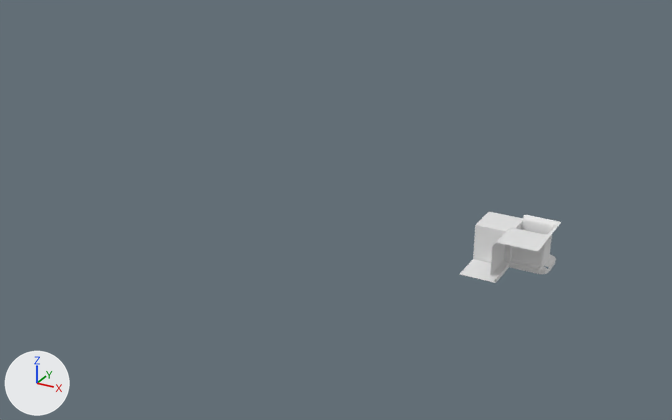
The FBX model Assets/Models/HedgeMaze_Assets.fbx: old version first, new version second.
Before and after are seen from a 50 mm camera at (0.0704, -0.2182, 0.112) aimed at (-0.0443, -0.0095, 0.0077). Every picture has the same lights, and +X, +Y and +Z are marked at lower left. Materials are left out; every surface is plain grey. Where no turn or scale is listed for an object, it has been applied to the vertices. Vertices at the same position are counted once.

Objects in the first picture: 'REF_1x1_CUBE', 'cielingCap_mesh', 'floor_mesh', 'wall_concaveBoth_2', 'wall_concaveLeft_mesh', 'wall_concaveRight_mesh', 'wall_normal_mesh'.
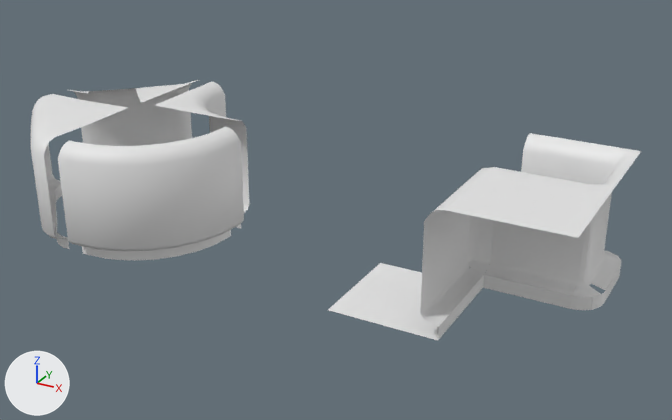
Where the newer file only moved an object's origin or applied its transform, the numbers keep the older frame.

Location of each change, (x1, y1, x2, y2) in pixels of the pictures (672 x 420 px):
'wall_roundedConvex_mesh', added
    after: (58, 126, 244, 260)
'cielingCap_mesh', reshaped, moved (225% wider, 196% taller)
    before: (499, 228, 550, 251)
    after: (445, 168, 613, 238)
'wall_concaveLeft_mesh', mesh rescaled (220% wider, 206% taller)
    before: (509, 228, 549, 274)
    after: (483, 167, 613, 310)
'wall_normal_mesh', mesh rescaled (213% wider, 215% taller)
    before: (490, 228, 512, 282)
    after: (420, 168, 491, 340)
'wall_diagonalConcave_mesh', added
    after: (70, 80, 198, 146)
'floor_mesh', reshaped (203% wider, 212% taller)
    before: (460, 259, 496, 283)
    after: (328, 263, 439, 340)
'wall_diagonalConvex_mesh', added
    after: (31, 94, 128, 249)
'wall_concaveRight_mesh', mesh rescaled (211% wider, 188% taller)
    before: (522, 215, 559, 257)
    after: (521, 133, 638, 256)
'wall_concaveBoth_2', mesh rescaled (190% wider, 202% taller)
    before: (542, 222, 561, 274)
    after: (584, 151, 641, 310)
'wall_roundedConcave_mesh', added
    after: (155, 81, 250, 228)
'corner_mesh', mesh rescaled, moved (not visible before)
    after: (467, 167, 494, 275)
'REF_1x1_CUBE', unchanged, covered by the edit
    before: (473, 212, 523, 263)

What changed in the scene script:
```text
Change me_mesh_002:
    where me_mesh_002.from_pydata(...)  # 38 vertices, 25 faces; spans x -0.005..0.005, y 0.0..0.0018, z -0.005..0.00625
    me_mesh_002 part 6: the whole mesh is scaled about its middle by 3, then moved by (0.005, -0.0032, 0.00625)
Change me_mesh_001:
    where me_mesh_001.from_pydata(...)  # 52 vertices, 38 faces; spans x -0.0018..0.0, y -0.005..0.005, z -0.005..0.00625
    me_mesh_001 part 5: the whole mesh is scaled about its middle by 3, then moved by (0.01319, 0.005, 0.00625)
Change me_mesh:
    where me_mesh.from_pydata(...)  # 22 vertices, 15 faces; spans x -0.0016..0.0, y 0.0..0.00161, z -0.00376..0.00625
    me_mesh part 2: the whole mesh is scaled about the mesh origin by 3
Change me_mesh_006:
    where me_mesh_006.from_pydata(...)  # 4 vertices, 1 face; spans x -0.005..0.005, y -0.005..0.005, z 0.0
    me_mesh_006 part 7
    me_mesh_006.vertices[0].co: (-0.005, -0.005, 0.0) -> (-0.03, -0.03, -0.005)  # pixel (459, 274) -> pixel (327, 310)
    me_mesh_006.vertices[1].co: (0.005, -0.005, 0.0) -> (0.0, -0.03, -0.005)  # pixel (495, 282) -> pixel (438, 340)
    me_mesh_006.vertices[2].co: (-0.005, 0.005, 0.0) -> (-0.03, 0.0, -0.005)  # pixel (473, 258) -> pixel (380, 262)
    me_mesh_006.vertices[3].co: (0.005, 0.005, 0.0) -> (0.0, 0.0, -0.005)  # pixel (509, 267) -> pixel (483, 287)
Change me_mesh_007:
    where me_mesh_007.from_pydata(...)  # 16 vertices, 7 faces; spans x -0.00161..0.0, y -0.005..0.005, z -0.005..0.00625
    me_mesh_007 part 4: the whole mesh is scaled about its middle by 3, then moved by (-0.00661, -0.015, 0.00625)
Change me_mesh_003:
    where me_mesh_003.from_pydata(...)  # 36 vertices, 24 faces; spans x -0.005..0.005, y -0.0018..0.0, z -0.005..0.00625
    me_mesh_003 part 3: the whole mesh is scaled about its middle by 3, then moved by (0.005, 0.0132, 0.00625)
Change me_mesh_005:
    where me_mesh_005.from_pydata(...)  # 4 vertices, 1 face; spans x -0.005..0.005, y -0.005..0.005, z 0.01125
    me_mesh_005 part 1
    me_mesh_005.vertices[0].co: (-0.005, -0.005, 0.01125) -> (-0.015, -0.015, 0.03375)  # pixel (499, 242) -> pixel (444, 210)
    me_mesh_005.vertices[1].co: (0.005, -0.005, 0.01125) -> (0.015, -0.015, 0.03375)  # pixel (538, 251) -> pixel (578, 237)
    me_mesh_005.vertices[2].co: (-0.005, 0.005, 0.01125) -> (-0.015, 0.015, 0.03375)  # pixel (512, 228) -> pixel (491, 167)
    me_mesh_005.vertices[3].co: (0.005, 0.005, 0.01125) -> (0.015, 0.015, 0.03375)  # pixel (550, 236) -> pixel (613, 189)
Change ob_corner_mesh:
    ob_corner_mesh.location: (0.005, -0.005, 0.005) -> (0.0, -0.01, 0.01)
Change ob_cielingcap_mesh:
    ob_cielingcap_mesh.location: (0.01, -0.01, 0.0) -> (0.015, -0.025, -0.005)
Add ob_wall_roundedconcave_mesh:
    ob_wall_roundedconcave_mesh = bpy.data.objects.new('wall_roundedConcave_mesh', me_mesh_002_1)  # 77 vertices, 61 faces; spans x -0.0002..0.0298, y 0.0..0.03, z -0.015..0.0189
    ob_wall_roundedconcave_mesh.location = (-0.1063, -0.0098, 0.01)
Add ob_wall_diagonalconcave_mesh:
    ob_wall_diagonalconcave_mesh = bpy.data.objects.new('wall_diagonalConcave_mesh', me_mesh_003_1)  # 77 vertices, 59 faces; spans x -0.03..0.0, y -0.0002..0.0298, z -0.015..0.0189
    ob_wall_diagonalconcave_mesh.location = (-0.1113, -0.0098, 0.01)
Add ob_wall_roundedconvex_mesh:
    ob_wall_roundedconvex_mesh = bpy.data.objects.new('wall_roundedConvex_mesh', me_mesh_001_1)  # 81 vertices, 63 faces; spans x 0.0..0.0348, y -0.035..0.0, z -0.015..0.0189
    ob_wall_roundedconvex_mesh.location = (-0.1063, -0.0152, 0.01)
Add ob_wall_diagonalconvex_mesh:
    ob_wall_diagonalconvex_mesh = bpy.data.objects.new('wall_diagonalConvex_mesh', me_mesh_004_1)  # 75 vertices, 64 faces; spans x -0.035..0.0, y -0.0348..0.0, z -0.015..0.0189
    ob_wall_diagonalconvex_mesh.location = (-0.1113, -0.0152, 0.01)
```
